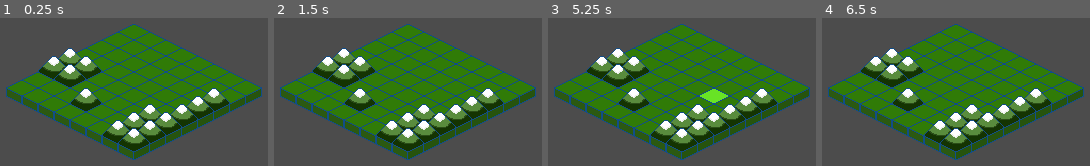
Above: before the commit, frames 1-4 (left to right).
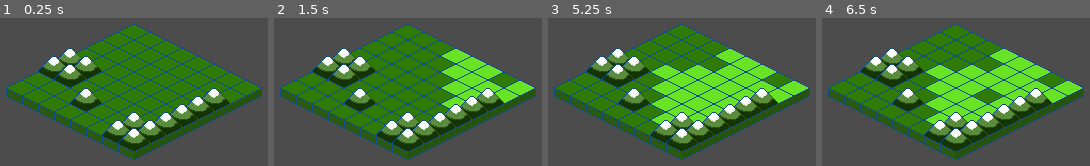
Above: after the commit, the same moments.

Repository: Jev-git/Godot-Isometric
Game: Godot game, scene res://Scenes/Board.tscn
Same seed, same stepped clock (60 frames per second), same inputs: the game is played once before the commit and once after it.
Inputs (mouse positions are in pixels of both pictures, inside the frame that each line leads up to):
- Up to frame 1 (0.25 s): no input
- Up to frame 2 (1.5 s): tap Enter at 0.5 s; move the mouse to (512, 81) at 0.52 s; click (512, 81) at 0.67 s; tap Space at 1.25 s; move the mouse to (311, 108) at 1.27 s; click (311, 108) at 1.42 s
- Up to frame 3 (5.25 s): tap Enter at 2, 3.5 s; move the mouse to (730, 35) at 2.02 s; click (730, 35) at 2.17 s; tap Space at 2.75, 4.25 s; move the mouse to (657, 149) at 2.77 s; click (657, 149) at 2.92 s; move the mouse to (outside the picture) at 3.52 s; click (outside the picture) at 3.67 s; move the mouse to (outside the picture) at 4.27 s; click (outside the picture) at 4.42 s; move the mouse to (706, 94) at 5.02 s; click (706, 94) at 5.17 s
- Up to frame 4 (6.5 s): move the mouse to (883, 26) at 5.77 s; click (883, 26) at 5.92 s

The runs differ from the first frame. In frame 1, 0.6% of the frame differs, in the area x 51-61%, y 58-71%; in frame 2, 6.2%; in frame 3, 12%, in the area x 38-98%, y 20-72%; in frame 4, 12%.

Commit message:
+ Able to find neighbor cells within certain range when clicking on a cell

Diff:
--- a/Scenes/Board.tscn
+++ b/Scenes/Board.tscn
@@ -1,7 +1,7 @@
 [gd_scene load_steps=3 format=2]
 
 [ext_resource path="res://Assets/BoardTileSet.tres" type="TileSet" id=1]
-[ext_resource path="res://Scripts/IsometricMousePos.gd" type="Script" id=2]
+[ext_resource path="res://Scripts/Floor.gd" type="Script" id=2]
 
 [node name="Board" type="Node2D"]
 
@@ -20,4 +20,4 @@
 tile_set = ExtResource( 1 )
 cell_size = Vector2( 32, 16 )
 format = 1
-tile_data = PoolIntArray( 131079, 1, 0, 196615, 1, 0, 262144, 1, 0, 262145, 1, 0, 262151, 1, 0, 327680, 1, 0, 327681, 1, 0, 327686, 1, 0, 327687, 1, 0, 393219, 1, 0, 393222, 1, 0, 393223, 1, 0, 458758, 1, 0, 458759, 1, 0 )
+tile_data = PoolIntArray( 131079, 1, 0, 196615, 1, 0, 262144, 1, 0, 262145, 1, 0, 262151, 1, 0, 327680, 1, 0, 327681, 1, 0, 327687, 1, 0, 393219, 1, 0, 393222, 1, 0, 393223, 1, 0, 458758, 1, 0, 458759, 1, 0 )
--- /dev/null
+++ b/Scripts/Floor.gd
@@ -0,0 +1,40 @@
+extends TileMap
+
+onready var m_vCurrentHighlightCell: Vector2
+onready var m_bIsHighlighting: bool = false
+
+onready var m_avObstacles: Array = get_parent().get_node("Obstacle").get_used_cells()
+
+func _process(delta):
+	var vCellPos = world_to_map(to_local(get_global_mouse_position()))
+	if vCellPos.x >= 0 and vCellPos.x < CONSTANTS.BOARD_SIZE.x \
+		and vCellPos.y >= 0 and vCellPos.y < CONSTANTS.BOARD_SIZE.y:
+		_high_light_cell(vCellPos)
+	else:
+		_unhighlight_cell()
+
+func _input(event):
+	if event is InputEventMouseButton:
+		if event.is_pressed() and m_bIsHighlighting and \
+			!m_avObstacles.has(m_vCurrentHighlightCell):
+			for vCell in _get_cells_in_range(m_vCurrentHighlightCell, 3):
+				set_cellv(vCell, 2)
+
+func _unhighlight_cell():
+	m_bIsHighlighting = false
+	set_cellv(m_vCurrentHighlightCell, 0)
+
+func _high_light_cell(_vCellPos: Vector2):
+	m_bIsHighlighting = true
+	set_cellv(m_vCurrentHighlightCell, 0)
+	m_vCurrentHighlightCell = _vCellPos
+	set_cellv(m_vCurrentHighlightCell, 2)
+
+func _get_cells_in_range(_vCellPos: Vector2, _iRange: int) -> Array:
+	var aResults: Array = []
+	for iX in range(max(_vCellPos.x - _iRange, 0), min(_vCellPos.x + _iRange + 1, CONSTANTS.BOARD_SIZE.x)):
+		for iY in range(max(_vCellPos.y - _iRange, 0), min(_vCellPos.y + _iRange + 1, CONSTANTS.BOARD_SIZE.y)):
+			if abs(iX - _vCellPos.x) + abs(iY - _vCellPos.y) <= _iRange \
+			and !m_avObstacles.has(Vector2(iX, iY)):
+				aResults.append(Vector2(iX, iY))
+	return aResults
--- a/Scripts/IsometricMousePos.gd
+++ /dev/null
@@ -1,19 +0,0 @@
-extends TileMap
-
-onready var m_vCurrentHighlightCell: Vector2
-
-func _process(delta):
-	var vCellPos = world_to_map(to_local(get_global_mouse_position()))
-	if vCellPos.x >= 0 and vCellPos.x < CONSTANTS.BOARD_SIZE.x \
-		and vCellPos.y >= 0 and vCellPos.y < CONSTANTS.BOARD_SIZE.y:
-		_high_light_cell(vCellPos)
-	else:
-		_unhighlight_cell()
-
-func _unhighlight_cell():
-	set_cellv(m_vCurrentHighlightCell, 0)
-
-func _high_light_cell(_vCellPos: Vector2):
-	set_cellv(m_vCurrentHighlightCell, 0)
-	m_vCurrentHighlightCell = _vCellPos
-	set_cellv(m_vCurrentHighlightCell, 2)
Not shown, changed: readme.md
